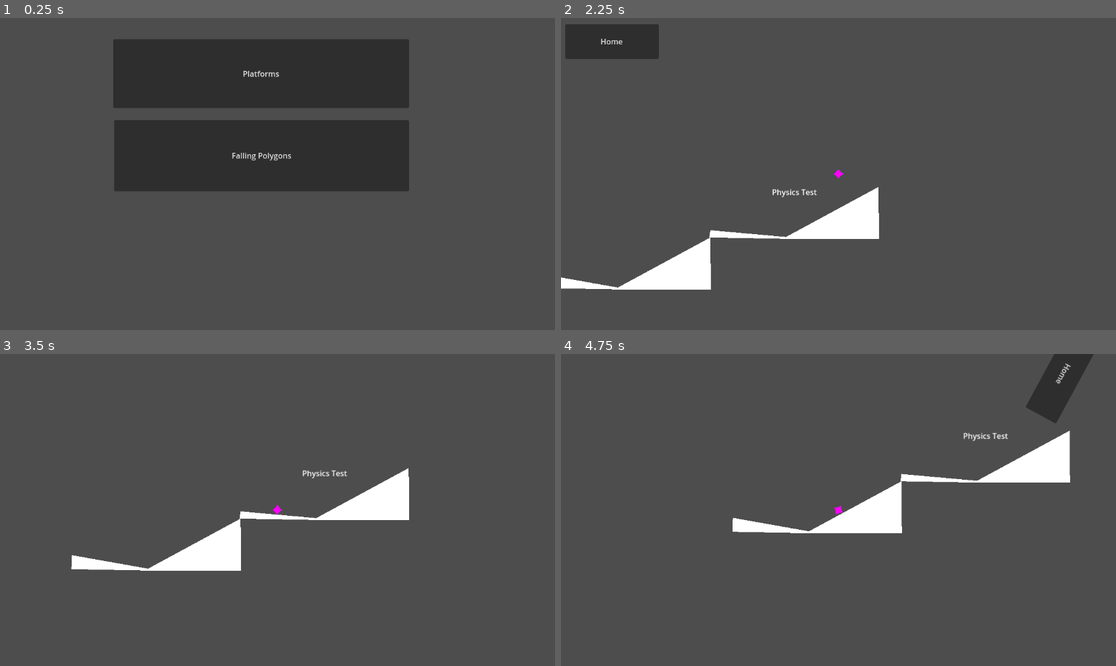
Above: before the commit, frames 1-4 (two rows, left to right).
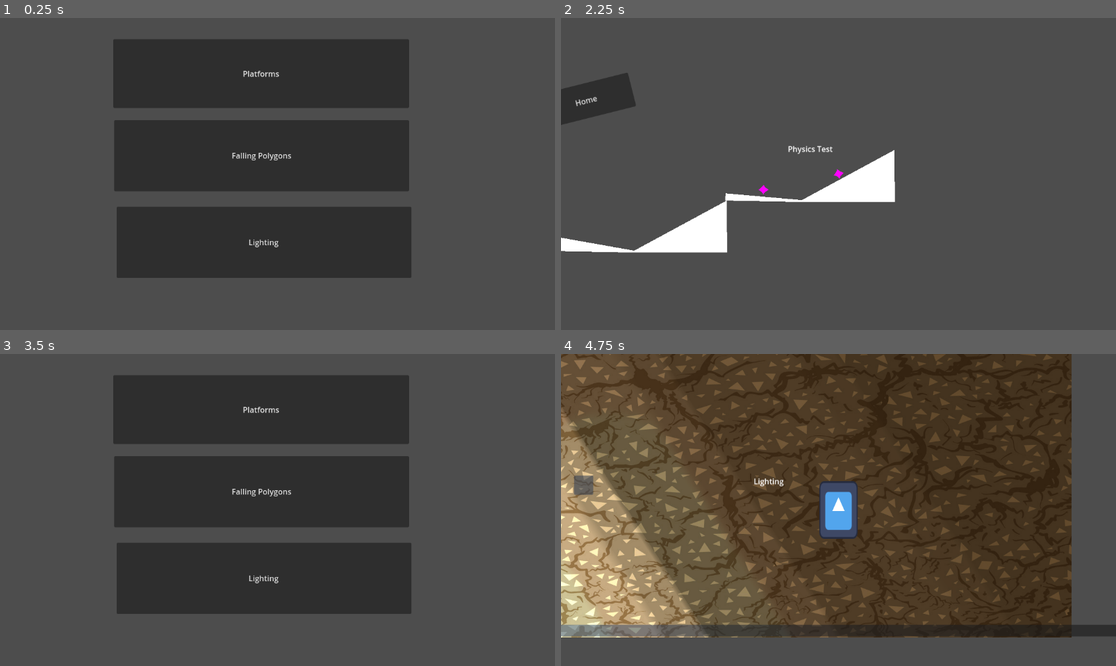
Above: after the commit, the same moments.

Repository: SiegeTheDay90/Godot-Sandbox-2D
Game: Godot game, scene res://splash.tscn
Two runs of this game, one before a commit and one after it. Both use one fixed random seed, a clock stepped at 60 frames per second and the inputs below. The engine's default icon, where the game draws it, is replaced by a stand-in: a white triangle on a blue panel in a dark square.
Inputs (mouse positions are in pixels of both pictures, inside the frame that each line leads up to):
- Up to frame 1 (0.25 s): no input
- Up to frame 2 (2.25 s): click "Platforms" at 0.5 s; click "Home" at 1.25 s; click "Falling Polygons" at 2 s
- Up to frame 3 (3.5 s): click (49, 637) at 2.75 s, where only the run after the commit has a clickable "Home"
- Up to frame 4 (4.75 s): click (827, 578) at 3.5 s, where only the run after the commit has a clickable "Lighting"; tap Enter (ui_accept) at 4.25, 4.52 s; hold Right (ui_right) from 4.28 s (still down)

The runs differ from the first frame. In frame 1, 12% of the frame differs, in the area x 21-75%, y 60-84%; in frame 2, 9.8%; in frame 3, 36%; in frame 4, 80%, in the area x 0-100%, y 0-91%.
Error before the commit: Parse Error: Unexpected "Identifier" in class body. (res://test_level_2/RigidBody2D.gd:4)

Commit message:
add lighting demo with PointLight2D

Diff:
--- a/Splash.gd
+++ b/Splash.gd
@@ -1,8 +1,12 @@
 extends Node2D
 
 func _on_start_pressed():
-	get_tree().change_scene_to_file("res://test_level_1/test_level_1.tscn")
+	get_tree().change_scene_to_file("res://level_1_platforms_test/test_level_1.tscn")
 
 
 func _on_button_pressed():
-	get_tree().change_scene_to_file("res://test_level_2/Test_Level_2.tscn")
+	get_tree().change_scene_to_file("res://level_2_physics_polygon_test/Test_Level_2.tscn")
+
+
+func _on_level_3_pressed():
+	get_tree().change_scene_to_file("res://level_3_lighting_test/test_level_3.tscn")
--- /dev/null
+++ b/level_1_platforms_test/player.tscn
@@ -0,0 +1,36 @@
+[gd_scene load_steps=7 format=3 uid="uid://dkklo2kiw0v4t"]
+
+[ext_resource type="Script" path="res://level_1_platforms_test/CharacterBody2D.gd" id="1_dj22d"]
+[ext_resource type="PackedScene" uid="uid://cyqc305nhtns7" path="res://home_button.tscn" id="2_12epr"]
+[ext_resource type="Texture2D" uid="uid://ibuoqwv8tp8a" path="res://icon.svg" id="2_e0m1r"]
+[ext_resource type="Script" path="res://home_button.gd" id="3_e5er0"]
+
+[sub_resource type="CapsuleShape2D" id="CapsuleShape2D_0mt40"]
+
+[sub_resource type="OccluderPolygon2D" id="OccluderPolygon2D_pw0na"]
+polygon = PackedVector2Array(64, -59.6, 64, 59, 59.6, 64, -59, 64, -64, 59.6, -64, -59.6, -59, -63.9, 59, -64)
+
+[node name="Player" type="Node2D"]
+
+[node name="CharacterBody2D" type="CharacterBody2D" parent="."]
+script = ExtResource("1_dj22d")
+
+[node name="Sprite2D" type="Sprite2D" parent="CharacterBody2D"]
+position = Vector2(-2.38419e-07, -4.76837e-07)
+scale = Vector2(0.15625, 0.234375)
+texture = ExtResource("2_e0m1r")
+
+[node name="CollisionShape2D" type="CollisionShape2D" parent="CharacterBody2D"]
+shape = SubResource("CapsuleShape2D_0mt40")
+
+[node name="Camera2D" type="Camera2D" parent="CharacterBody2D"]
+
+[node name="HomeButton" parent="CharacterBody2D" instance=ExtResource("2_12epr")]
+script = ExtResource("3_e5er0")
+
+[node name="LightOccluder2D" type="LightOccluder2D" parent="CharacterBody2D"]
+position = Vector2(-2.38419e-07, -4.76837e-07)
+scale = Vector2(0.15625, 0.234375)
+occluder = SubResource("OccluderPolygon2D_pw0na")
+
+[connection signal="pressed" from="CharacterBody2D/HomeButton" to="CharacterBody2D/HomeButton" method="_on_pressed"]
--- a/test_level_1/test_level_1.tscn
+++ b/level_1_platforms_test/test_level_1.tscn
@@ -1,7 +1,7 @@
 [gd_scene load_steps=6 format=3 uid="uid://befuyfcdi8yqg"]
 
-[ext_resource type="PackedScene" uid="uid://dkklo2kiw0v4t" path="res://test_level_1/player.tscn" id="1_rsvo2"]
-[ext_resource type="Script" path="res://test_level_1/Platform.gd" id="1_we6pa"]
+[ext_resource type="PackedScene" uid="uid://dkklo2kiw0v4t" path="res://level_1_platforms_test/player.tscn" id="1_rsvo2"]
+[ext_resource type="Script" path="res://level_1_platforms_test/Platform.gd" id="1_we6pa"]
 
 [sub_resource type="RectangleShape2D" id="RectangleShape2D_b3uru"]
 size = Vector2(3669, 20)
--- a/test_level_2/RigidBody2D.gd
+++ b/level_2_physics_polygon_test/RigidBody2D.gd
@@ -2,8 +2,6 @@
 
 
 var gravity = ProjectSettings.get_setting("physics/2d/default_gravity")
-print(gravity)
 
-
-func _process(delta):
+func _physics_process(delta):
 	position.y += gravity * delta
--- /dev/null
+++ b/level_2_physics_polygon_test/Test_Level_2.gd
@@ -0,0 +1,5 @@
+extends Node2D
+
+
+func _on_home_button_pressed():
+	get_tree().change_scene_to_file("res://splash.tscn")
--- /dev/null
+++ b/level_2_physics_polygon_test/Test_Level_2.tscn
@@ -0,0 +1,73 @@
+[gd_scene load_steps=6 format=3 uid="uid://b82cwecsdoosd"]
+
+[ext_resource type="Script" path="res://level_2_physics_polygon_test/RigidBody2D.gd" id="1_igvpa"]
+[ext_resource type="Script" path="res://level_2_physics_polygon_test/Test_Level_2.gd" id="1_t4lx6"]
+[ext_resource type="PackedScene" uid="uid://cyqc305nhtns7" path="res://home_button.tscn" id="2_tc8ji"]
+
+[sub_resource type="CanvasItemMaterial" id="CanvasItemMaterial_318b7"]
+
+[sub_resource type="CircleShape2D" id="CircleShape2D_eqpf0"]
+radius = 12.0416
+
+[node name="Test_Level_2" type="Node2D"]
+script = ExtResource("1_t4lx6")
+
+[node name="Label" type="Label" parent="."]
+offset_right = 1151.0
+offset_bottom = 648.0
+text = "Physics Test"
+horizontal_alignment = 1
+vertical_alignment = 1
+metadata/_edit_lock_ = true
+
+[node name="Slopes2" type="StaticBody2D" parent="."]
+position = Vector2(206, 465)
+
+[node name="CollisionPolygon2D" type="CollisionPolygon2D" parent="Slopes2"]
+material = SubResource("CanvasItemMaterial_318b7")
+position = Vector2(5, 52)
+polygon = PackedVector2Array(-4, 9, 189, 9, 189, -98, -6, -12, -162, -23, -162, 6)
+
+[node name="Polygon2D" type="Polygon2D" parent="Slopes2/CollisionPolygon2D"]
+position = Vector2(1, 13)
+polygon = PackedVector2Array(-3, 5, -161, -23, -162, 6, 0, 9, 54, 9, 190, 9, 189, -99)
+
+[node name="Slopes" type="StaticBody2D" parent="."]
+position = Vector2(555, 360)
+
+[node name="CollisionPolygon2D" type="CollisionPolygon2D" parent="Slopes"]
+material = SubResource("CanvasItemMaterial_318b7")
+position = Vector2(5, 52)
+polygon = PackedVector2Array(-4, 9, 189, 9, 189, -98, -5, -7, -160, -9, -162, 6)
+
+[node name="Polygon2D" type="Polygon2D" parent="Slopes/CollisionPolygon2D"]
+position = Vector2(0, 13)
+polygon = PackedVector2Array(-3, 5, -161, -9, -162, 6, 0, 9, 54, 9, 190, 9, 189, -99)
+
+[node name="PhysicsPolygon" type="RigidBody2D" parent="."]
+position = Vector2(666, 274)
+script = ExtResource("1_igvpa")
+
+[node name="CollisionShape2D" type="CollisionShape2D" parent="PhysicsPolygon"]
+shape = SubResource("CircleShape2D_eqpf0")
+
+[node name="Camera2D" type="Camera2D" parent="PhysicsPolygon"]
+
+[node name="HomeButton" parent="PhysicsPolygon/Camera2D" instance=ExtResource("2_tc8ji")]
+
+[node name="Polygon2D" type="Polygon2D" parent="PhysicsPolygon"]
+color = Color(1, 0, 1, 1)
+polygon = PackedVector2Array(11, 0, 5, -4, 0, -10, -5, -4, -10, 0, -3, 5, 0, 10, 3, 5)
+
+[node name="PhysicsPolygon2" type="RigidBody2D" parent="."]
+position = Vector2(477, 382)
+script = ExtResource("1_igvpa")
+
+[node name="CollisionShape2D" type="CollisionShape2D" parent="PhysicsPolygon2"]
+shape = SubResource("CircleShape2D_eqpf0")
+
+[node name="Polygon2D" type="Polygon2D" parent="PhysicsPolygon2"]
+color = Color(1, 0, 1, 1)
+polygon = PackedVector2Array(11, 0, 5, -4, 0, -10, -5, -4, -10, 0, -3, 5, 0, 10, 3, 5)
+
+[connection signal="pressed" from="PhysicsPolygon/Camera2D/HomeButton" to="." method="_on_home_button_pressed"]
--- /dev/null
+++ b/level_3_lighting_test/test_level_3.tscn
@@ -0,0 +1,107 @@
+[gd_scene load_steps=7 format=3 uid="uid://cn0l7eyneyu3k"]
+
+[ext_resource type="Texture2D" uid="uid://74qf0ufeqded" path="res://696.jpg" id="1_b4sm8"]
+[ext_resource type="PackedScene" uid="uid://dkklo2kiw0v4t" path="res://level_1_platforms_test/player.tscn" id="2_dt0m4"]
+[ext_resource type="Texture2D" uid="uid://ibuoqwv8tp8a" path="res://icon.svg" id="2_jdcf5"]
+
+[sub_resource type="OccluderPolygon2D" id="OccluderPolygon2D_w17ov"]
+polygon = PackedVector2Array(-0.748409, -0.122492, 3.15119, 16.4752, 8.82334, 16.5977, 0.748408, -0.122492)
+
+[sub_resource type="RectangleShape2D" id="RectangleShape2D_b3uru"]
+size = Vector2(3669, 20)
+
+[sub_resource type="RectangleShape2D" id="RectangleShape2D_5vxr7"]
+size = Vector2(30, 644)
+
+[node name="Test_Level_3" type="Node2D"]
+
+[node name="Panel" type="Panel" parent="."]
+offset_left = 169.0
+offset_top = 314.0
+offset_right = 209.0
+offset_bottom = 354.0
+
+[node name="LightOccluder2D" type="LightOccluder2D" parent="Panel"]
+z_index = 2
+position = Vector2(-6.00002, 453)
+rotation = -2.0448
+scale = Vector2(25.3872, 16.3276)
+occluder = SubResource("OccluderPolygon2D_w17ov")
+
+[node name="Player" parent="." instance=ExtResource("2_dt0m4")]
+position = Vector2(583, 488)
+scale = Vector2(4, 4)
+
+[node name="Label" type="Label" parent="."]
+offset_left = -1.0
+offset_right = 1148.0
+offset_bottom = 651.0
+text = "Lighting"
+horizontal_alignment = 1
+vertical_alignment = 1
+metadata/_edit_lock_ = true
+
+[node name="FloorAndWall" type="StaticBody2D" parent="."]
+position = Vector2(57, 635)
+
+[node name="CollisionShape2D" type="CollisionShape2D" parent="FloorAndWall"]
+position = Vector2(1782, 0)
+shape = SubResource("RectangleShape2D_b3uru")
+debug_color = Color(0, 0.6, 0.701961, 0.419608)
+
+[node name="CollisionShape2D2" type="CollisionShape2D" parent="FloorAndWall"]
+position = Vector2(-41, -311)
+shape = SubResource("RectangleShape2D_5vxr7")
+debug_color = Color(1, 0.0156863, 0, 0.419608)
+
+[node name="Panel" type="Panel" parent="FloorAndWall"]
+texture_filter = 2
+texture_repeat = 2
+offset_left = -59.0
+offset_top = -632.0
+offset_right = -22.0
+offset_bottom = 7.0
+
+[node name="Panel2" type="Panel" parent="FloorAndWall"]
+offset_left = -46.0
+offset_top = -11.0
+offset_right = 3620.0
+offset_bottom = 13.0
+
+[node name="StaticBody2D" type="StaticBody2D" parent="."]
+z_index = -1
+position = Vector2(602, 266)
+scale = Vector2(10, 10)
+metadata/_edit_group_ = true
+metadata/_edit_lock_ = true
+
+[node name="Sprite2D" type="Sprite2D" parent="StaticBody2D"]
+scale = Vector2(0.1, 0.064)
+texture = ExtResource("1_b4sm8")
+
+[node name="PointLight2D" type="PointLight2D" parent="."]
+position = Vector2(-855.625, 990.74)
+rotation = -0.568977
+scale = Vector2(25.3872, 16.3276)
+energy = 6.62
+texture = ExtResource("2_jdcf5")
+texture_scale = 0.79
+metadata/_edit_lock_ = true
+
+[node name="PointLight2D2" type="PointLight2D" parent="."]
+position = Vector2(-585, 985)
+rotation = -0.568977
+scale = Vector2(25.3872, 16.3276)
+energy = 1.54
+texture = ExtResource("2_jdcf5")
+texture_scale = 0.79
+metadata/_edit_lock_ = true
+
+[node name="PointLight2D3" type="PointLight2D" parent="."]
+position = Vector2(-185, 1030)
+rotation = -0.568977
+scale = Vector2(25.3872, 16.3276)
+energy = 0.74
+texture = ExtResource("2_jdcf5")
+texture_scale = 0.79
+metadata/_edit_lock_ = true
--- a/splash.tscn
+++ b/splash.tscn
@@ -19,5 +19,13 @@
 offset_bottom = 360.0
 text = "Falling Polygons"
 
+[node name="Level_3" type="Button" parent="."]
+offset_left = 242.0
+offset_top = 392.0
+offset_right = 854.0
+offset_bottom = 540.0
+text = "Lighting"
+
 [connection signal="pressed" from="Level_1" to="." method="_on_start_pressed"]
 [connection signal="pressed" from="Level_2" to="." method="_on_button_pressed"]
+[connection signal="pressed" from="Level_3" to="." method="_on_level_3_pressed"]
--- a/test_level_1/player.tscn
+++ /dev/null
@@ -1,28 +0,0 @@
-[gd_scene load_steps=5 format=3 uid="uid://dkklo2kiw0v4t"]
-
-[ext_resource type="Script" path="res://test_level_1/CharacterBody2D.gd" id="1_dj22d"]
-[ext_resource type="PackedScene" uid="uid://cyqc305nhtns7" path="res://home_button.tscn" id="2_12epr"]
-[ext_resource type="Script" path="res://home_button.gd" id="3_e5er0"]
-
-[sub_resource type="CapsuleShape2D" id="CapsuleShape2D_0mt40"]
-
-[node name="Player" type="Node2D"]
-
-[node name="CharacterBody2D" type="CharacterBody2D" parent="."]
-script = ExtResource("1_dj22d")
-
-[node name="CollisionShape2D" type="CollisionShape2D" parent="CharacterBody2D"]
-shape = SubResource("CapsuleShape2D_0mt40")
-
-[node name="Panel" type="Panel" parent="CharacterBody2D"]
-offset_left = -10.0
-offset_top = -15.0
-offset_right = 10.0
-offset_bottom = 15.0
-
-[node name="Camera2D" type="Camera2D" parent="CharacterBody2D"]
-
-[node name="HomeButton" parent="CharacterBody2D" instance=ExtResource("2_12epr")]
-script = ExtResource("3_e5er0")
-
-[connection signal="pressed" from="CharacterBody2D/HomeButton" to="CharacterBody2D/HomeButton" method="_on_pressed"]
--- a/test_level_2/Test_Level_2.gd
+++ /dev/null
@@ -1,16 +0,0 @@
-extends Node2D
-
-
-# Called when the node enters the scene tree for the first time.
-func _ready():
-	pass # Replace with function body.
-
-
-# Called every frame. 'delta' is the elapsed time since the previous frame.
-func _process(delta):
-	pass
-
-
-func _on_home_button_pressed():
-	get_tree().change_scene_to_file("res://splash.tscn")
-	pass # Replace with function body.
--- a/test_level_2/Test_Level_2.tscn
+++ /dev/null
@@ -1,59 +0,0 @@
-[gd_scene load_steps=6 format=3 uid="uid://b82cwecsdoosd"]
-
-[ext_resource type="Script" path="res://test_level_2/RigidBody2D.gd" id="1_igvpa"]
-[ext_resource type="Script" path="res://test_level_2/Test_Level_2.gd" id="1_t4lx6"]
-[ext_resource type="PackedScene" uid="uid://cyqc305nhtns7" path="res://home_button.tscn" id="2_tc8ji"]
-
-[sub_resource type="CanvasItemMaterial" id="CanvasItemMaterial_318b7"]
-
-[sub_resource type="CircleShape2D" id="CircleShape2D_eqpf0"]
-
-[node name="Test_Level_2" type="Node2D"]
-script = ExtResource("1_t4lx6")
-
-[node name="Label" type="Label" parent="."]
-offset_right = 1151.0
-offset_bottom = 648.0
-text = "Physics Test"
-horizontal_alignment = 1
-vertical_alignment = 1
-metadata/_edit_lock_ = true
-
-[node name="StaticBody2D" type="StaticBody2D" parent="."]
-position = Vector2(555, 360)
-
-[node name="CollisionPolygon2D" type="CollisionPolygon2D" parent="StaticBody2D"]
-material = SubResource("CanvasItemMaterial_318b7")
-position = Vector2(5, 52)
-polygon = PackedVector2Array(-4, 9, 189, 9, 189, -98, -4, 5, -160, -9, -162, 6)
-
-[node name="Polygon2D" type="Polygon2D" parent="StaticBody2D/CollisionPolygon2D"]
-polygon = PackedVector2Array(-3, 5, -160, -9, -162, 6, 0, 9, 54, 9, 190, 9, 189, -99)
-
-[node name="StaticBody2D2" type="StaticBody2D" parent="."]
-position = Vector2(206, 465)
-
-[node name="CollisionPolygon2D" type="CollisionPolygon2D" parent="StaticBody2D2"]
-material = SubResource("CanvasItemMaterial_318b7")
-position = Vector2(5, 52)
-polygon = PackedVector2Array(-4, 9, 189, 9, 189, -98, -4, 5, -162, -23, -162, 6)
-
-[node name="Polygon2D" type="Polygon2D" parent="StaticBody2D2/CollisionPolygon2D"]
-polygon = PackedVector2Array(-3, 5, -161, -23, -162, 6, 0, 9, 54, 9, 190, 9, 189, -99)
-
-[node name="RigidBody2D" type="RigidBody2D" parent="."]
-position = Vector2(666, 274)
-script = ExtResource("1_igvpa")
-
-[node name="CollisionShape2D" type="CollisionShape2D" parent="RigidBody2D"]
-shape = SubResource("CircleShape2D_eqpf0")
-
-[node name="Polygon2D" type="Polygon2D" parent="RigidBody2D/CollisionShape2D"]
-color = Color(1, 0, 1, 1)
-polygon = PackedVector2Array(11, 0, 5, -4, 0, -10, -5, -4, -10, 0, -3, 5, 0, 10, 3, 5)
-
-[node name="Camera2D" type="Camera2D" parent="RigidBody2D"]
-
-[node name="HomeButton" parent="RigidBody2D/Camera2D" instance=ExtResource("2_tc8ji")]
-
-[connection signal="pressed" from="RigidBody2D/Camera2D/HomeButton" to="." method="_on_home_button_pressed"]
Binary file added: 696.jpg
Not shown, added: 696.jpg.import
Renamed: test_level_1/CharacterBody2D.gd -> level_1_platforms_test/CharacterBody2D.gd
Renamed: test_level_1/Platform.gd -> level_1_platforms_test/Platform.gd
Binary file added: level_3_lighting_test/2d_lights_and_shadows_neutral_point_light.webp
Not shown, added: level_3_lighting_test/2d_lights_and_shadows_neutral_point_light.webp.import
